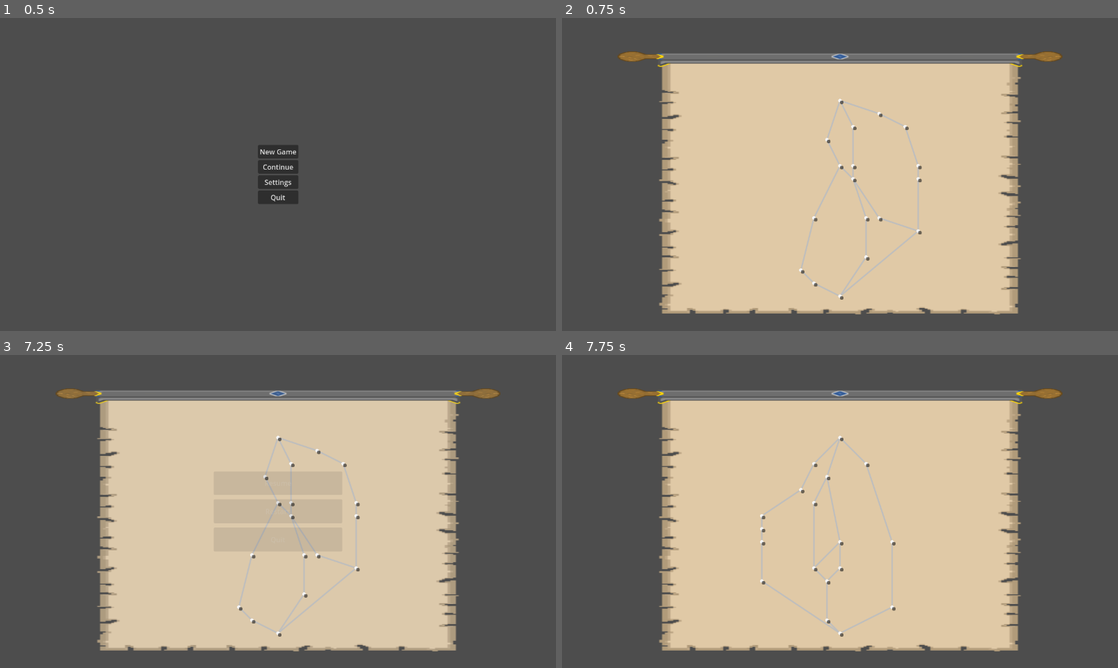
Above: before the commit, frames 1-4 (two rows, left to right).
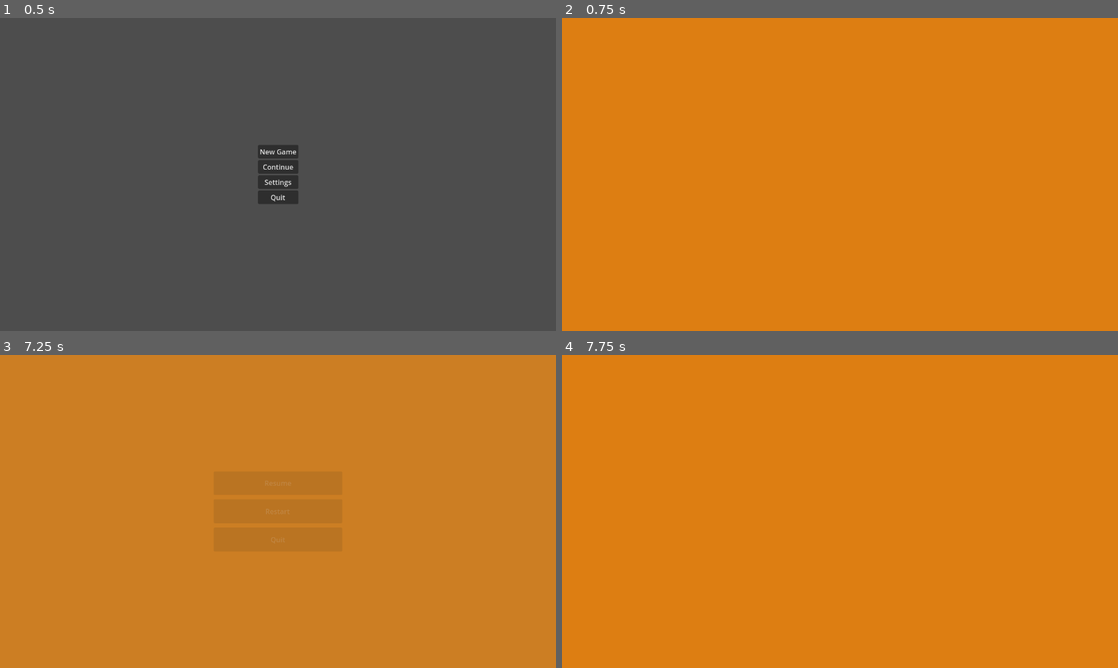
Above: after the commit, the same moments.

Repository: Willi-bot/GameProject
Game: Godot game, scene res://scenes/main_menu/main_menu.tscn
The game is run twice, just before and just after one commit, with the same random seed, the same clock (stepped at 60 frames per second) and the same inputs.
Inputs (mouse positions are in pixels of both pictures, inside the frame that each line leads up to):
- Up to frame 1 (0.5 s): no input
- Up to frame 2 (0.75 s): click "New Game" at 0.5 s
- Up to frame 3 (7.25 s): click (278, 439) at 1.27 s; click (278, 439) at 2.02 s; click (278, 439) at 2.77 s; tap Enter at 3.5, 5, 6.5 s; move the mouse to (400, 495) at 3.52 s; tap Space at 4.25, 5.75 s; move the mouse to (166, 527) at 4.27 s; move the mouse to (333, 442) at 5.02 s; move the mouse to (250, 574) at 5.77 s; move the mouse to (444, 558) at 6.52 s; tap Escape (Escape) at 7.15 s
- Up to frame 4 (7.75 s): click "Restart" at 7.25 s

Frame 1 is identical in both runs. In frame 2, 100% of the frame differs, in the area x 0-100%, y 0-100%; in frame 3, 100%; in frame 4, 100%.

Commit message:
fix buttons in pause menu

Diff:
--- a/gameproject/scenes/overworld/overworld.tscn
+++ b/gameproject/scenes/overworld/overworld.tscn
@@ -1,12 +1,9 @@
-[gd_scene load_steps=6 format=3 uid="uid://hhvnos2h8e6o"]
+[gd_scene load_steps=3 format=3 uid="uid://hhvnos2h8e6o"]
 
 [ext_resource type="PackedScene" uid="uid://bsy40uqn1b4gh" path="res://scenes/pause_menu/pause_menu.tscn" id="1_bkvdd"]
-[ext_resource type="Script" path="res://scenes/overworld/overworld.gd" id="1_t0jtm"]
-[ext_resource type="Texture2D" uid="uid://c3i0vjff4f53l" path="res://imgs/map.png" id="2_6gj5j"]
-[ext_resource type="Script" path="res://scenes/overworld/map_sprite.gd" id="3_vf550"]
 
-[sub_resource type="StyleBoxTexture" id="StyleBoxTexture_vyo0t"]
-texture = ExtResource("2_6gj5j")
+[sub_resource type="StyleBoxFlat" id="StyleBoxFlat_8vsvk"]
+bg_color = Color(0.864391, 0.495392, 0.069963, 1)
 
 [node name="Overworld" type="Control"]
 layout_mode = 3
@@ -15,23 +12,15 @@
 anchor_bottom = 1.0
 grow_horizontal = 2
 grow_vertical = 2
-script = ExtResource("1_t0jtm")
 
-[node name="MapSprite" type="Panel" parent="."]
+[node name="OverworldBackground" type="Panel" parent="."]
 layout_mode = 1
-anchors_preset = 8
-anchor_left = 0.5
-anchor_top = 0.5
-anchor_right = 0.5
-anchor_bottom = 0.5
-offset_left = -640.0
-offset_top = -360.0
-offset_right = -640.0
-offset_bottom = -360.0
+anchors_preset = 15
+anchor_right = 1.0
+anchor_bottom = 1.0
 grow_horizontal = 2
 grow_vertical = 2
-theme_override_styles/panel = SubResource("StyleBoxTexture_vyo0t")
-script = ExtResource("3_vf550")
+theme_override_styles/panel = SubResource("StyleBoxFlat_8vsvk")
 
 [node name="CanvasLayer" type="CanvasLayer" parent="."]
 
--- a/gameproject/scenes/pause_menu/pause_menu.gd
+++ b/gameproject/scenes/pause_menu/pause_menu.gd
@@ -6,6 +6,7 @@
 
 
 func _ready():
+	changeBtnStates(true)
 	$AnimationPlayer.play("RESET")
 
 func changeBtnStates(disabled):
